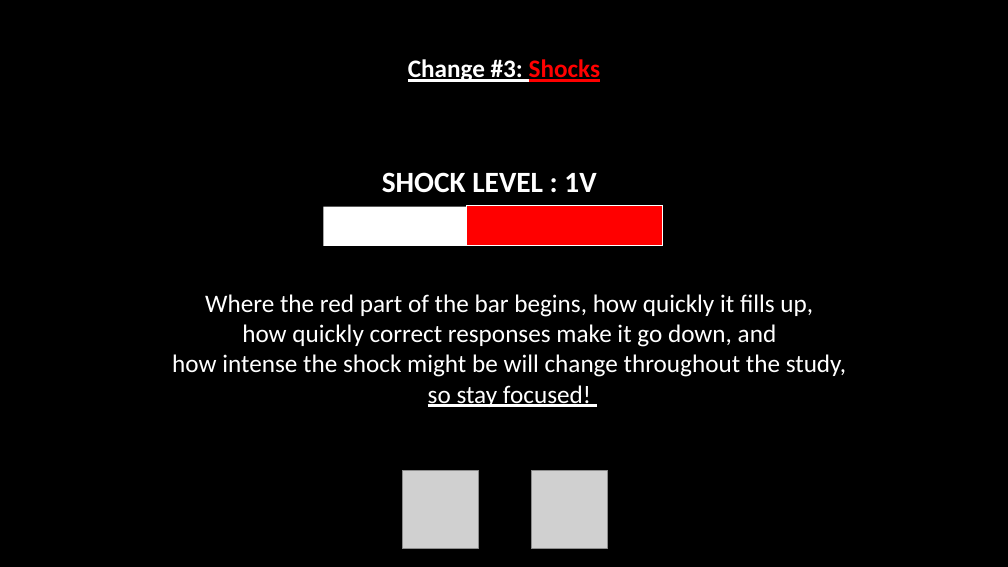
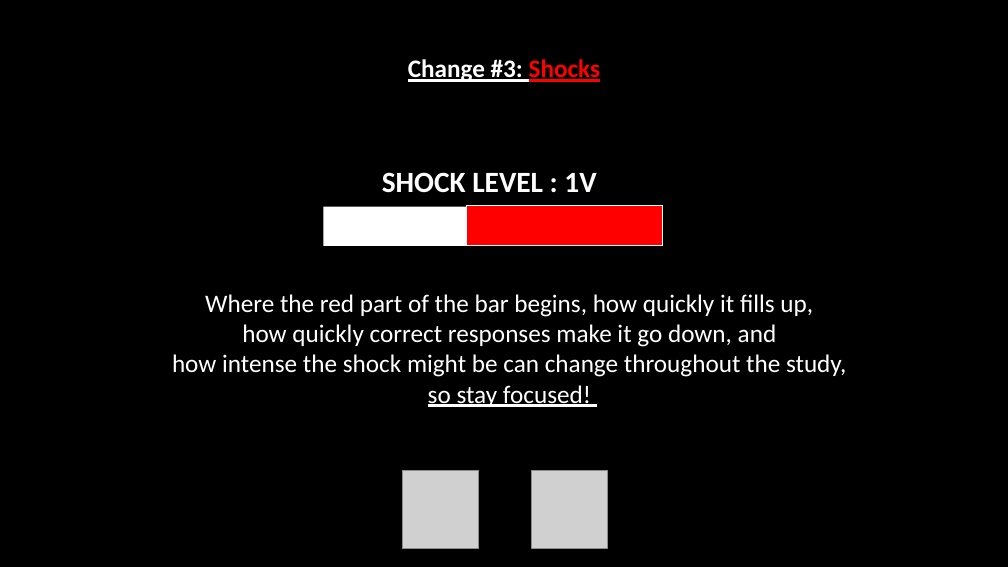
Before and after one commit to seandamiandevine/EffortProgress2, a slide deck: slide 20 of task/instructions/instructions.pptx. Drawn at 1008x567 pixels with LibreOffice and Linux fonts; fonts in the diff are those of the drawing; grey boxes stand for pictures. Boxes give left, top, right and bottom in pixels: in the first picture for what was removed or moved away, otherwise in the second. Text is boxed around its words. In the diff, an @@ line names an element or a change of style, - is before the commit and + after.

```diff
--- a/task/instructions/instructions.pptx
+++ b/task/instructions/instructions.pptx
@@ text at (172,354,846,377): text changed @@
-how intense the shock might be will change throughout the study,
+how intense the shock might be can change throughout the study,
```
Also in this commit, not shown: 3 other slides changed, 13 other files.
